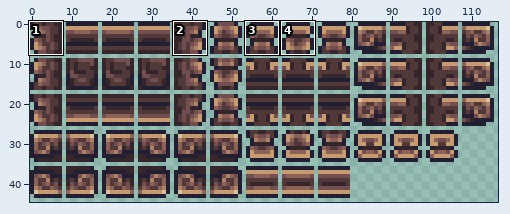
Sprite sheet, stored at Assets/Tiles/Vitric/AncientSandstoneTile.png. The picture above shows the old version from afar; the outline marks the close-up.
Close-up. First the earlier version:
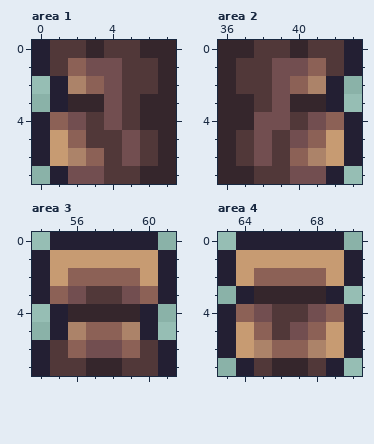
The file is 234x90 pixels, drawn in blocks of 2x2; one block is one cell here. Shown: area 1: x 0..7, y 0..7; area 2: x 36..43, y 0..7; area 3: x 54..61, y 0..7; area 4: x 63..70, y 0..7. The commit also changed other parts of the picture, which this record leaves out.
The same view after the edit:
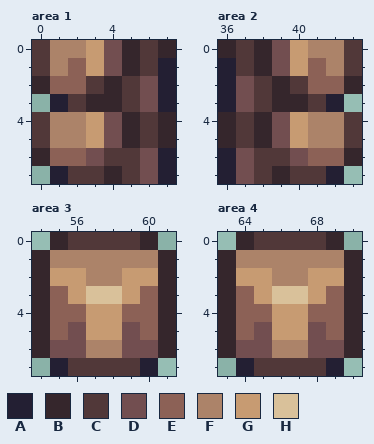
Palette (. is transparent): A #231f33  B #35262c  C #513839  D #724e50  E #8c6156  F #ac8369  G #c79b72  H #d9c19a
Edits made:
Changed rows in their new state; - is an unchanged pixel.
Area 1:
first column x 0:
0 CFFGDBC-
1 CF-G-B-A
2 BEECB-DA
3 --C-B-DA
4 CFFG-BC-
5 CFFGDB--
6 BEED-CDA
7 --CCB-DA
Area 2:
first column x 36:
0 -CBDGFFC
1 A-B-G-FC
2 AD-BCEEB
3 AD-B-C--
4 -CB-GFFC
5 --BDGFFC
6 ADC-DEEB
7 AD-BCC--
Area 3:
first column x 54:
0 -BCCCCB-
1 BFFFFFFB
2 B-GFFG-B
3 B-GHHG-B
4 BEEGGEEB
5 BEDGGDEB
6 BDDFFDDB
7 .A-CC-A.
Area 4:
first column x 63:
0 -BCCCCB-
1 BFFFFFFB
2 B-GFFG-B
3 BEGHHGEB
4 B-EGGE-B
5 BEDGGDEB
6 BDDFFDDB
7 ---CC---
